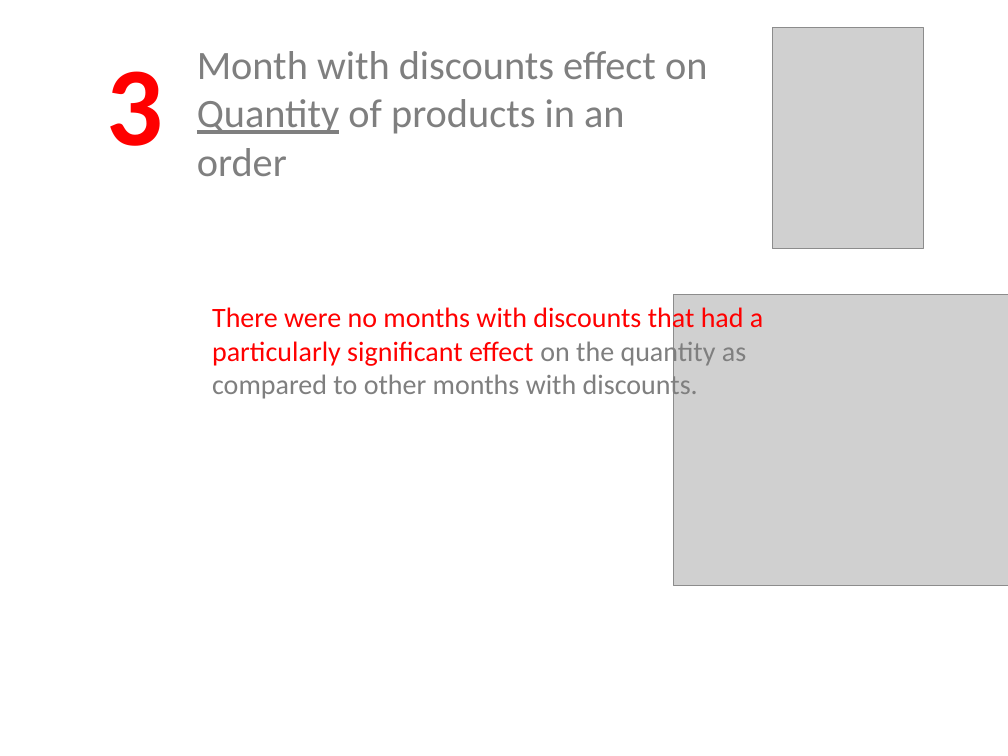
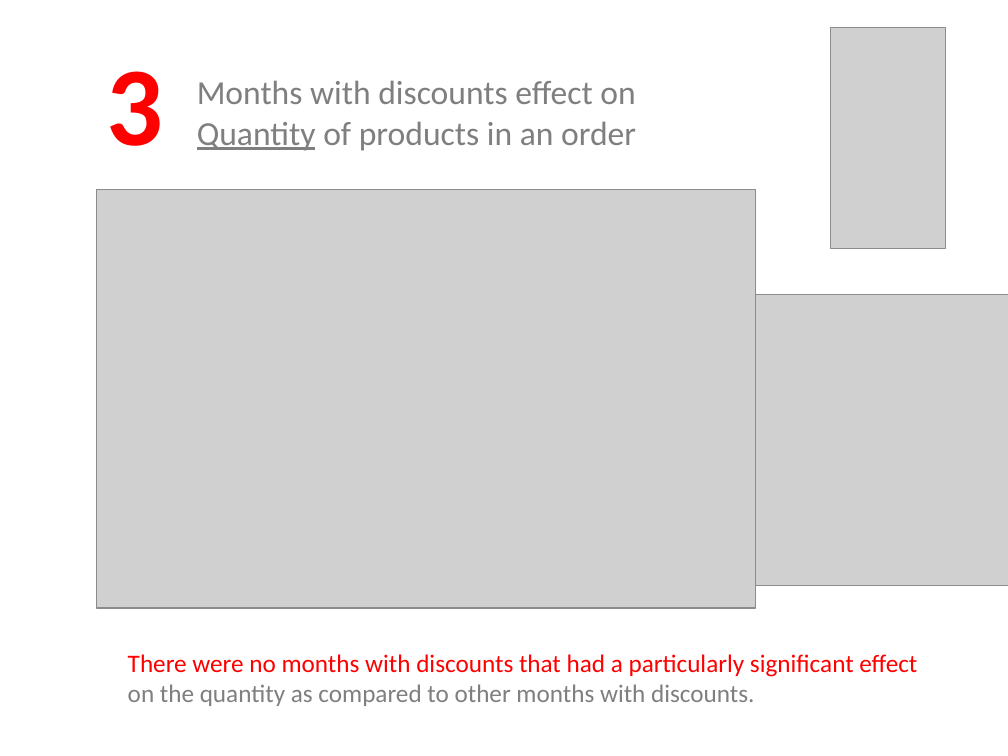
Before and after one commit to Sue-Mir/Module2_Project_Hypothesis_Testing, a slide deck: slide 9 of Project2_HypothesisTesting_NonTechnicalPresentation.pptx. Drawn at 1008x756 pixels with LibreOffice and Linux fonts; fonts in the diff are those of the drawing; grey boxes stand for pictures. Boxes give left, top, right and bottom in pixels: in the first picture for what was removed or moved away, otherwise in the second. Text is boxed around its words. In the diff, an @@ line names an element or a change of style, - is before the commit and + after.

```diff
--- a/Project2_HypothesisTesting_NonTechnicalPresentation.pptx
+++ b/Project2_HypothesisTesting_NonTechnicalPresentation.pptx
@@ picture: place and size @@
-picture at <box>772,28,923,249</box>
+picture at <box>831,28,946,249</box>
@@ title at <box>197,80,636,151</box>: text changed; size 28.8 to 24 pt @@
-Month with discounts effect on
-Quantity of products in an
-order
+Months with discounts effect on
+Quantity of products in an order
@@ picture added at <box>96,190,755,608</box> @@
@@ picture: place and size @@
-picture at <box>673,294,1008,586</box>
+picture at <box>755,294,1008,586</box>
@@ text "There were no months with ...": place and size @@
-text "There were no months with ..." at <box>212,304,763,401</box>
+text "There were no months with ..." at <box>128,654,917,706</box>
@@ text "There were no months with ..." at <box>128,654,917,706</box>: size 20 to 18 pt @@
```
Also in this commit, not shown: 8 other slides changed, 2 slides added, 2 slides removed.
